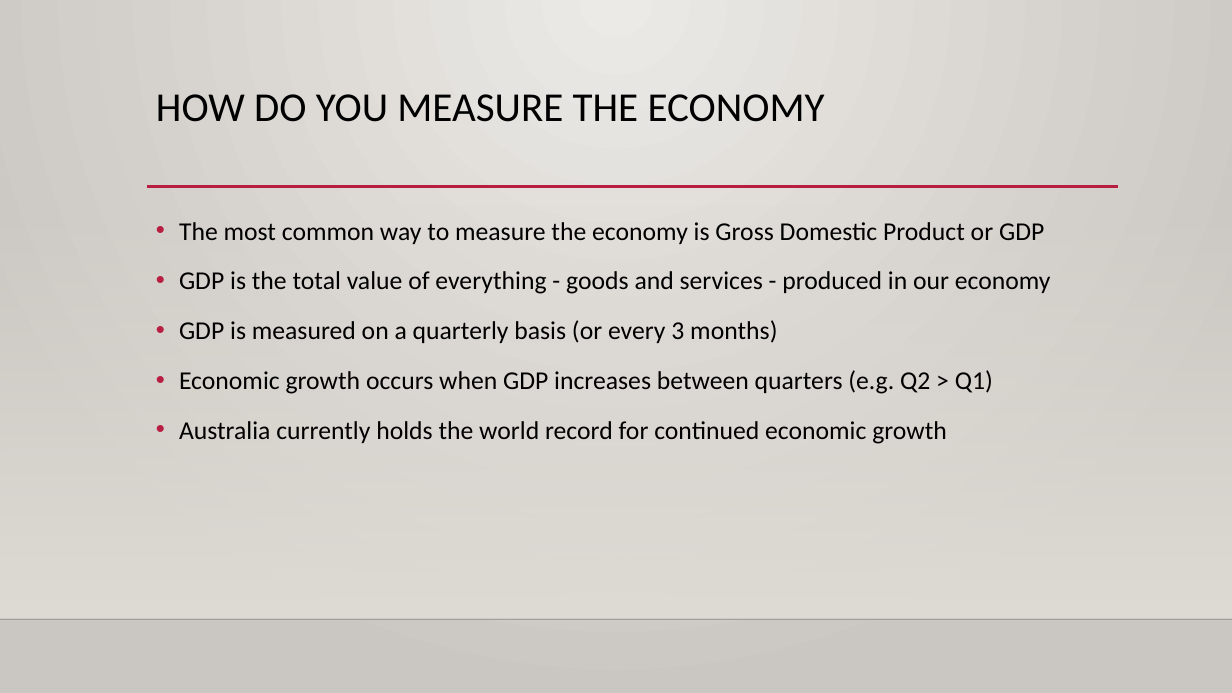
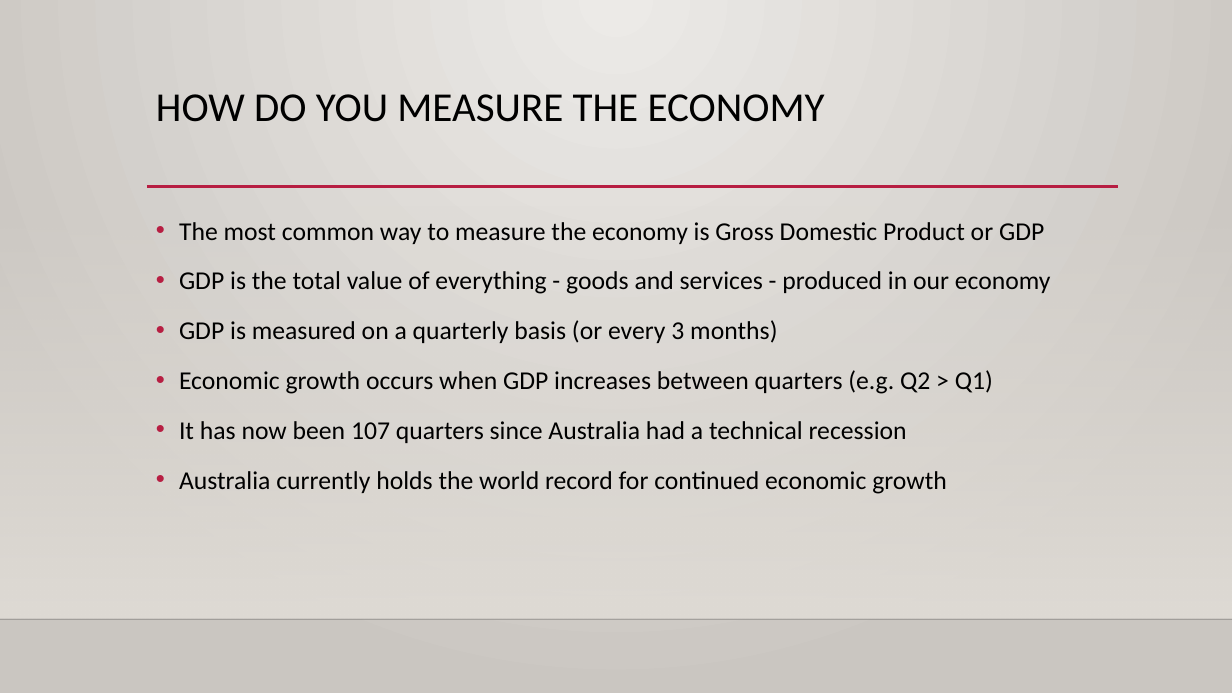
Before and after one commit to AbishekArunachalam/Forecasting-GDP-of-Australia, a slide deck: slide 3 of draft GDP presentation.pptx. Drawn at 1232x693 pixels with LibreOffice and Linux fonts; fonts in the diff are those of the drawing; background and template pictures are left out. Boxes give left, top, right and bottom in pixels: in the first picture for what was removed or moved away, otherwise in the second. Text is boxed around its words. In the diff, an @@ line names an element or a change of style, - is before the commit and + after.

```diff
--- a/draft GDP presentation.pptx
+++ b/draft GDP presentation.pptx
@@ text at [179, 421, 907, 443]: paragraph added @@
+• It has now been 107 quarters since Australia had a technical recession
```
Also in this commit, not shown: 1 other slide changed.
